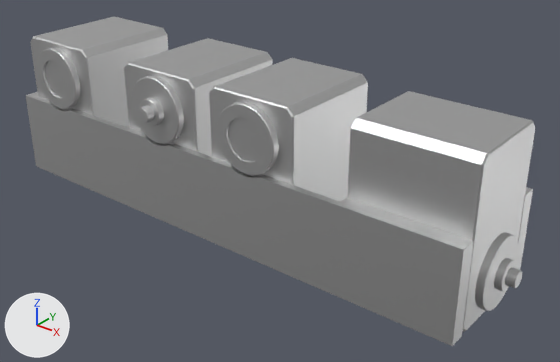
The COLLADA model models/rm2_simple_leg/meshes/motors.dae: old version first, new version second.
Before and after are seen from a camera (50 mm lens) standing at (0.138, -0.1579, 0.0909) and looking at (0.01, 0.0021, -0.0083). Arrows for +X, +Y and +Z are at lower left; the lights stay in place. Where no turn or scale is listed for an object, it has been applied to the vertices.

The first picture shows 'Body1', 'Body1.001', 'Body1.002', 'Body1.003', 'Body1.004', 'Body1.005', 'Body1.006'.
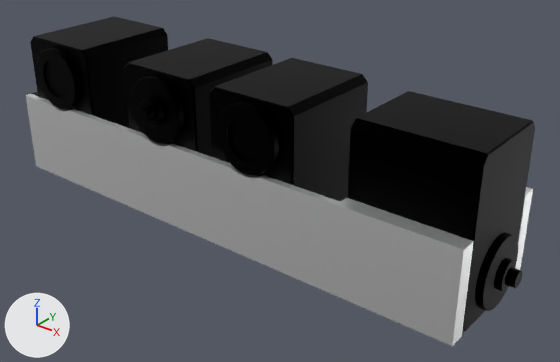
The newer file is also turned or shifted as a whole; pictures and numbers use the older file's frame.

What differs and where, as boxes [x1, y1, x2, y2] in the pictures (560 x 362 px):
'Body1.002', recoloured: [26, 94, 474, 346] in both
'Body1.003', recoloured (grey to black): [348, 91, 535, 332] in both
'Body1.004', recoloured (grey to black): [209, 58, 368, 201] in both
'Body1.005', recoloured (grey to black): [124, 38, 273, 157] in both
'Body1.001', recoloured (grey to black): [30, 17, 168, 128] in both
'Body1', recoloured (grey to white): [515, 187, 533, 270] in both
'Body1.006', recoloured: [31, 92, 38, 96] in both

The change, as a list of edits to the scene's bpy script:
```text
Change mat_steel___satin:
    mat_steel___satin.base_color: (0.627, 0.627, 0.627) -> (0.0, 0.0, 0.0)  # light grey #cfcfcf -> black #000000
Add mat_aluminum___satin:
    mat_aluminum___satin = principled_material('Aluminum - Satin')
    mat_aluminum___satin.base_color = (0.961, 0.961, 0.965)  # white #fbfbfb
    mat_aluminum___satin.metallic = 1.0
Change me_body1_002:
    where me_body1_002.from_pydata(...)  # 61 vertices, 118 faces; spans x -0.08..0.08, y -0.034..-0.029, z -0.013..0.013
    remove me_body1_002.materials.append(mat_steel___satin)  # light grey #d0d0d0
    add me_body1_002.materials.append(mat_aluminum___satin)  # white #fbfbfb
```
